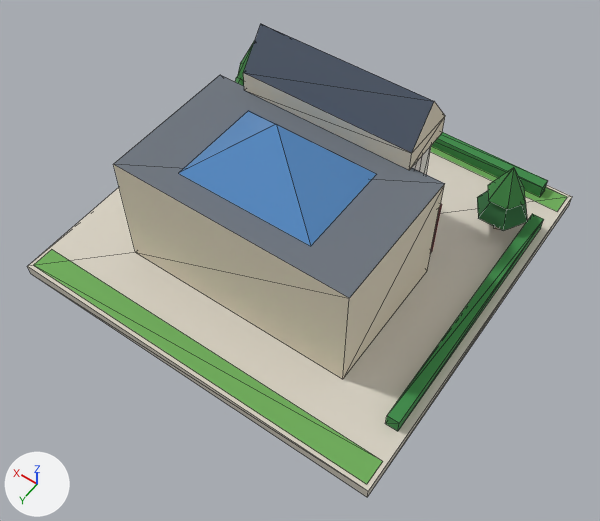
Before and after pictures for a commit that changed the glTF model public/models/25.glb.
Camera for both pictures: a 50 mm lens placed at (-0.749, 1.087, 1.597), pointed at (-0.074, 0.142, 0.111). Arrows for +X, +Y and +Z are at lower left; the lights stay in place. The first picture is the older version. Mesh edges are drawn as thin lines. Vertices at exactly the same position are counted once.

The first picture shows 'b25'.
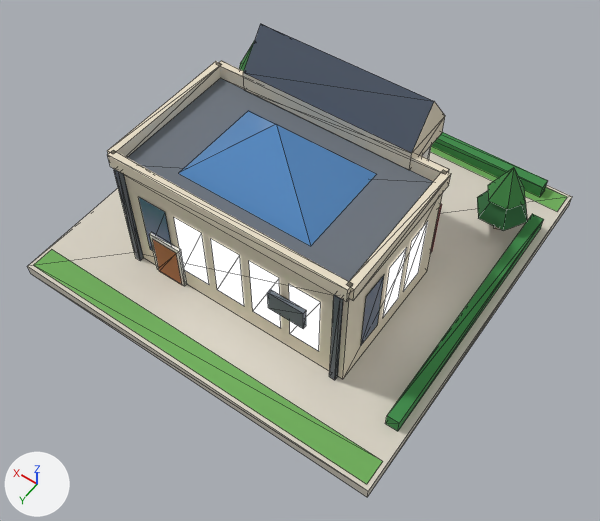
Boxes [x1, y1, x2, y2] around the edits, measured in the pictures (600 x 521 px):
part 1 of me_b25, added: after [217, 60, 449, 182]
part 2 of me_b25, added: after [107, 150, 353, 301]
part 3 of me_b25, added: after [349, 170, 451, 301]
part 4 of me_b25, added: after [107, 61, 221, 157]
part 5 of me_b25, added: after [149, 233, 187, 286]
part 6 of me_b25, added: after [267, 289, 306, 329]
part 7 of me_b25, added: after [329, 295, 343, 380]
part 8 of me_b25, added: after [114, 170, 144, 261]
part 9 of me_b25, added: after [139, 197, 428, 351]

The change, as a list of edits to the scene's bpy script:
```text
Add mat_metal_dark:
    mat_metal_dark = bpy.data.materials.new('metal_dark')
    # nodes: BsdfPrincipled, Mix, OutputMaterial, VertexColor
    # colours: greyish blue #59616b, mixed with the vertex colours
Add mat_white:
    mat_white = bpy.data.materials.new('white')
    # nodes: BsdfPrincipled, Mix, OutputMaterial, VertexColor
    # colours: white #f1eee6, mixed with the vertex colours
Change me_b25:
    used by ob_b25; location = (0.0, 0.0, 0.0)
    remove me_b25.from_pydata(...)  # 226 vertices, 254 faces; spans x -0.48..0.48, y -0.48..0.48, z 0.0..0.47
    add me_b25.from_pydata(...)  # 338 vertices, 358 faces; spans x -0.48..0.48, y -0.48..0.48, z 0.0..0.47
    me_b25 part 1: the loose piece of 8 vertices spanning x -0.05..0.05, y -0.066..-0.056, z 0.03..0.23 is copied, and the copy is scaled about its middle by (6, 1.8, 0.175), then moved by (0.0, 0.001, 0.218), in mat_wall_cream; it spans x -0.3..0.3, y -0.069..-0.051, z 0.33..0.365
    me_b25 part 2: the loose piece of 8 vertices spanning x -0.3..0.3, y -0.06..0.3, z 0.03..0.33 is copied, and the copy is scaled about its middle by (1, 0.05, 0.117), then moved by (0.0, 0.18, 0.168), in mat_wall_cream; it spans x -0.3..0.3, y 0.291..0.309, z 0.33..0.365
    me_b25 part 3: the loose piece of 8 vertices spanning x -0.3..-0.22, y -0.066..-0.056, z 0.1..0.26 is copied, and the copy is scaled about its middle by (0.225, 36, 0.219), then moved by (-0.04, 0.181, 0.168), in mat_wall_cream; it spans x -0.309..-0.291, y -0.06..0.3, z 0.33..0.365
    me_b25 part 4: the loose piece of 8 vertices spanning x 0.22..0.3, y -0.066..-0.056, z 0.1..0.26 is copied, and the copy is scaled about its middle by (0.225, 36, 0.219), then moved by (0.04, 0.181, 0.168), in mat_wall_cream; it spans x 0.291..0.309, y -0.06..0.3, z 0.33..0.365
    me_b25 part 5: the loose piece of 8 vertices spanning x 0.22..0.3, y -0.066..-0.056, z 0.1..0.26 is copied, and the copy is scaled about its middle by (1.07, 0.8, 0.813), then moved by (-0.08, 0.365, -0.085), in mat_white; it spans x 0.137..0.223, y 0.3..0.308, z 0.03..0.16
    me_b25 part 6: the loose piece of 8 vertices spanning x -0.3..-0.22, y -0.066..-0.056, z 0.1..0.26 is copied, and the copy is scaled about its middle by (1.12, 1, 0.344), then moved by (0.1, 0.37, 0.008), in mat_metal_dark; it spans x -0.205..-0.115, y 0.304..0.314, z 0.16..0.215
    me_b25 part 7: the loose piece of 8 vertices spanning x -0.3..-0.22, y -0.066..-0.056, z 0.1..0.26 is copied, and the copy is scaled about its middle by (0.175, 1.2, 1.88), then moved by (-0.02, 0.367, 0.0), in mat_metal_dark; it spans x -0.287..-0.273, y 0.3..0.312, z 0.03..0.33
    me_b25 part 8: the loose piece of 8 vertices spanning x 0.22..0.3, y -0.066..-0.056, z 0.1..0.26 is copied, and the copy is scaled about its middle by (0.175, 1.2, 1.88), then moved by (0.02, 0.367, 0.0), in mat_metal_dark; it spans x 0.273..0.287, y 0.3..0.312, z 0.03..0.33
    me_b25 part 9
    26 vertices are added at x -0.303..0.303, y 0.0..0.309, z 0.03..0.15
    22 new vertices lie (0.0, 0.0, 0.18) away from vertices in x -0.303..0.303, y 0.0..0.303, z 0.09
    2 new faces join them, mat_wall_wood
    14 new faces join them, mat_glow_window
    8 new faces join them, mat_glass_dark
    add me_b25.materials.append(mat_white)
    add me_b25.materials.append(mat_metal_dark)
```
